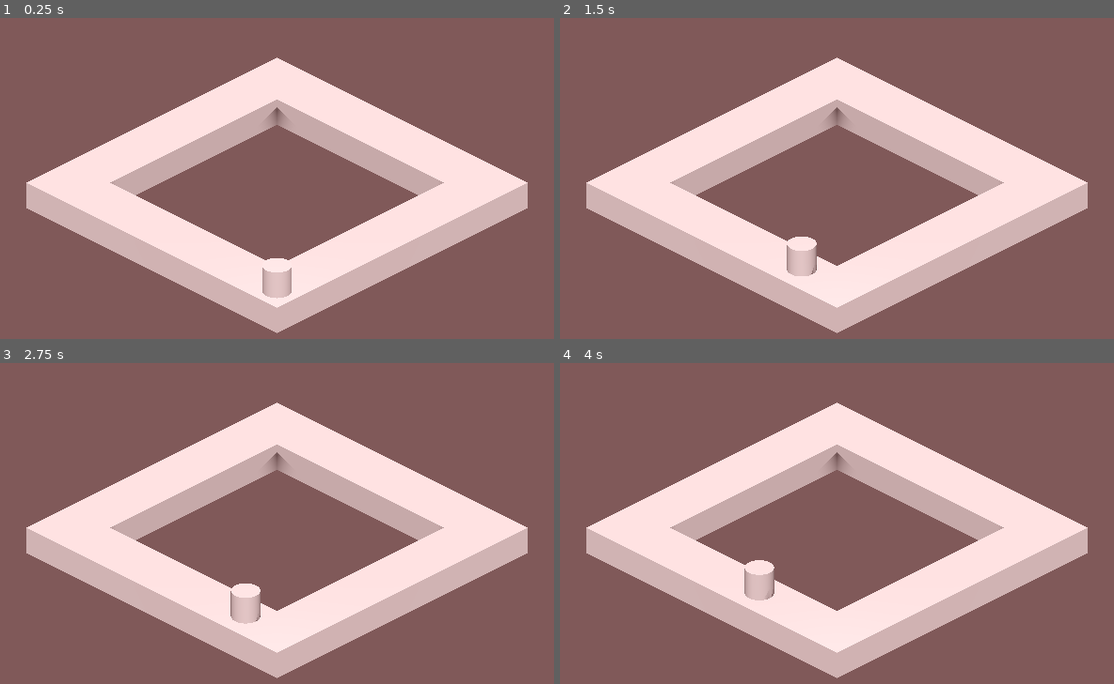
Above: before the commit, frames 1-4 (two rows, left to right).
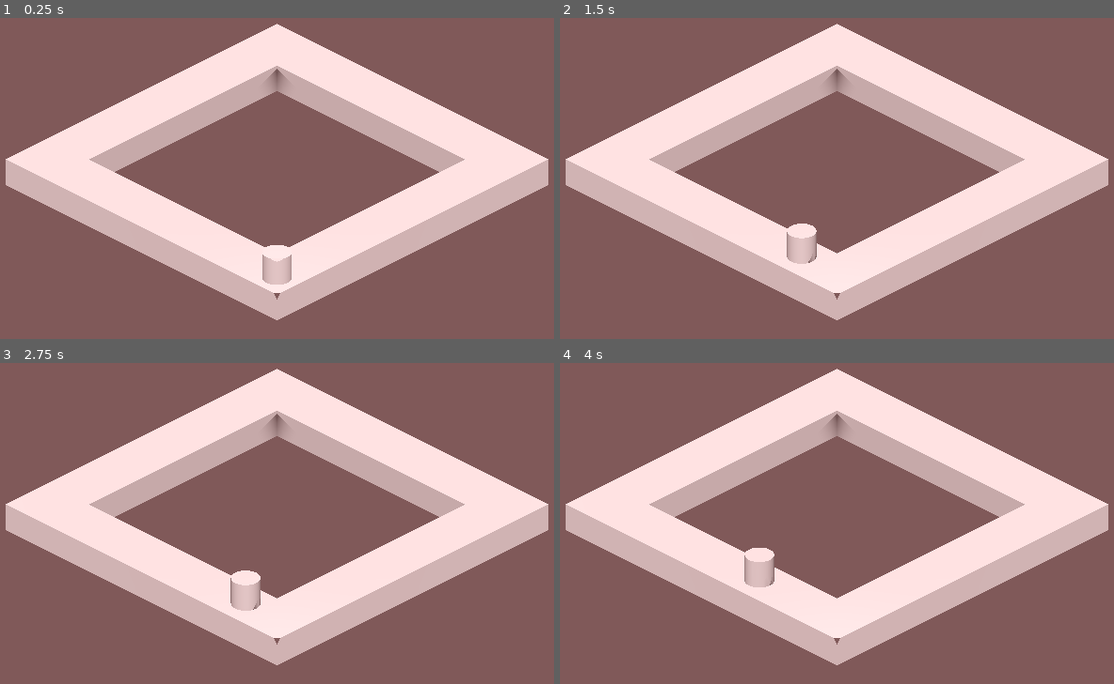
Above: after the commit, the same moments.

Repository: Cicadeuhum/monopoly-kocak
Game: Godot game, scene res://scenes/level_abby.tscn
Same seed, same stepped clock (60 frames per second), same inputs: the game is played once before the commit and once after it.
Inputs:
- Up to frame 1 (0.25 s): no input
- Up to frame 2 (1.5 s): tap Enter (ui_accept) at 0.5, 0.77, 1.25 s
- Up to frame 3 (2.75 s): tap Enter (ui_accept) at 1.52, 2 s
- Up to frame 4 (4 s): tap Enter (ui_accept) at 2.75, 3.02, 3.77 s

The runs differ from the first frame. In frame 1, 31% of the frame differs, in the area x 1-99%, y 1-99%; in frame 2, 31%; in frame 3, 31%; in frame 4, 31%.

Commit message:
Issue 2
Add game master

Diff:
--- a/project.godot
+++ b/project.godot
@@ -18,3 +18,4 @@
 [global_group]
 
 Tile=""
+Master=""
--- a/scenes/game_master.gd
+++ /dev/null
@@ -1,11 +0,0 @@
-extends Node
-
-
-# Called when the node enters the scene tree for the first time.
-func _ready() -> void:
-	pass # Replace with function body.
-
-
-# Called every frame. 'delta' is the elapsed time since the previous frame.
-func _process(delta: float) -> void:
-	pass
--- a/scenes/game_master.tscn
+++ b/scenes/game_master.tscn
@@ -1,3 +1,6 @@
-[gd_scene format=3 uid="uid://2byyg0103ygo"]
+[gd_scene load_steps=2 format=3 uid="uid://2byyg0103ygo"]
 
-[node name="Game Master" type="Node"]
+[ext_resource type="Script" path="res://scripts/game_master.gd" id="1_holss"]
+
+[node name="Game Master" type="Node" groups=["Master"]]
+script = ExtResource("1_holss")
--- a/scenes/level_abby.tscn
+++ b/scenes/level_abby.tscn
@@ -1,8 +1,8 @@
 [gd_scene load_steps=8 format=3 uid="uid://db841cnaifibp"]
 
+[ext_resource type="PackedScene" uid="uid://2byyg0103ygo" path="res://scenes/game_master.tscn" id="1_4uivu"]
 [ext_resource type="PackedScene" uid="uid://c5rt7dn6j5xqh" path="res://scenes/tile_sudut.tscn" id="1_r201c"]
 [ext_resource type="PackedScene" uid="uid://b3psvwndgyeyv" path="res://scenes/tile_tengah.tscn" id="2_w1j5s"]
-[ext_resource type="Resource" uid="uid://c5lv6hbv2kw4s" path="res://resources/Tile_0.tres" id="3_3hvf8"]
 [ext_resource type="PackedScene" uid="uid://duw2lwvusms7x" path="res://scenes/pawn.tscn" id="3_ct2ot"]
 
 [sub_resource type="ProceduralSkyMaterial" id="ProceduralSkyMaterial_br7uu"]
@@ -35,149 +35,165 @@
 size = 14.3
 near = 0.001
 
-[node name="tile_sudut" parent="." instance=ExtResource("1_r201c")]
-transform = Transform3D(1, 0, 0, 0, 1, 0, 0, 0, 1, 0, -0.5, 0)
+[node name="Game Master" parent="." instance=ExtResource("1_4uivu")]
 
-[node name="tile_tengah" parent="tile_sudut" instance=ExtResource("2_w1j5s")]
+[node name="Pawn" parent="." instance=ExtResource("3_ct2ot")]
+transform = Transform3D(1, 0, 0, 0, 1, 0, 0, 0, 1, 5, 0, 5)
+
+[node name="Tile Sudut" parent="." instance=ExtResource("1_r201c")]
+
+[node name="Tile Tengah" parent="Tile Sudut" instance=ExtResource("2_w1j5s")]
 transform = Transform3D(1, 0, 0, 0, 1, 0, 0, 0, 1, 1.5, 0, 0)
 index = 1
-asset = ExtResource("3_3hvf8")
 
-[node name="tile_tengah2" parent="tile_sudut" instance=ExtResource("2_w1j5s")]
+[node name="Tile Tengah2" parent="Tile Sudut" instance=ExtResource("2_w1j5s")]
 transform = Transform3D(1, 0, 0, 0, 1, 0, 0, 0, 1, 2.5, 0, 0)
 index = 2
 
-[node name="tile_tengah3" parent="tile_sudut" instance=ExtResource("2_w1j5s")]
+[node name="Tile Tengah3" parent="Tile Sudut" instance=ExtResource("2_w1j5s")]
 transform = Transform3D(1, 0, 0, 0, 1, 0, 0, 0, 1, 3.5, 0, 0)
 index = 3
 
-[node name="tile_tengah4" parent="tile_sudut" instance=ExtResource("2_w1j5s")]
+[node name="Tile Tengah4" parent="Tile Sudut" instance=ExtResource("2_w1j5s")]
 transform = Transform3D(1, 0, 0, 0, 1, 0, 0, 0, 1, 4.5, 0, 0)
 index = 4
 
-[node name="tile_tengah5" parent="tile_sudut" instance=ExtResource("2_w1j5s")]
+[node name="Tile Tengah5" parent="Tile Sudut" instance=ExtResource("2_w1j5s")]
 transform = Transform3D(1, 0, 0, 0, 1, 0, 0, 0, 1, 5.5, 0, 0)
 index = 5
 
-[node name="tile_tengah6" parent="tile_sudut" instance=ExtResource("2_w1j5s")]
+[node name="Tile Tengah6" parent="Tile Sudut" instance=ExtResource("2_w1j5s")]
 transform = Transform3D(1, 0, 0, 0, 1, 0, 0, 0, 1, 6.5, 0, 0)
 index = 6
 
-[node name="tile_tengah7" parent="tile_sudut" instance=ExtResource("2_w1j5s")]
+[node name="Tile Tengah7" parent="Tile Sudut" instance=ExtResource("2_w1j5s")]
 transform = Transform3D(1, 0, 0, 0, 1, 0, 0, 0, 1, 7.5, 0, 0)
 index = 7
 
-[node name="tile_tengah8" parent="tile_sudut" instance=ExtResource("2_w1j5s")]
+[node name="Tile Tengah8" parent="Tile Sudut" instance=ExtResource("2_w1j5s")]
 transform = Transform3D(1, 0, 0, 0, 1, 0, 0, 0, 1, 8.5, 0, 0)
 index = 8
 
-[node name="tile_sudut2" parent="." instance=ExtResource("1_r201c")]
-transform = Transform3D(-4.37114e-08, 0, -1, 0, 1, 0, 1, 0, -4.37114e-08, 10, -0.5, 0)
+[node name="Tile Tengah9" parent="Tile Sudut" instance=ExtResource("2_w1j5s")]
+transform = Transform3D(1, 0, 0, 0, 1, 0, 0, 0, 1, 9.5, 0, 0)
 index = 9
 
-[node name="tile_tengah" parent="tile_sudut2" instance=ExtResource("2_w1j5s")]
-transform = Transform3D(1, 0, 0, 0, 1, 0, 0, 0, 1, 1.5, 0, 0)
+[node name="Tile Sudut2" parent="." instance=ExtResource("1_r201c")]
+transform = Transform3D(-4.37114e-08, 0, -1, 0, 1, 0, 1, 0, -4.37114e-08, 11, 0, 0)
 index = 10
 
-[node name="tile_tengah2" parent="tile_sudut2" instance=ExtResource("2_w1j5s")]
-transform = Transform3D(1, 0, 0, 0, 1, 0, 0, 0, 1, 2.5, 0, 0)
+[node name="Tile Tengah" parent="Tile Sudut2" instance=ExtResource("2_w1j5s")]
+transform = Transform3D(1, 0, 0, 0, 1, 0, 0, 0, 1, 1.5, 0, 0)
 index = 11
 
-[node name="tile_tengah3" parent="tile_sudut2" instance=ExtResource("2_w1j5s")]
-transform = Transform3D(1, 0, 0, 0, 1, 0, 0, 0, 1, 3.5, 0, 0)
+[node name="Tile Tengah2" parent="Tile Sudut2" instance=ExtResource("2_w1j5s")]
+transform = Transform3D(1, 0, 0, 0, 1, 0, 0, 0, 1, 2.5, 0, 0)
 index = 12
 
-[node name="tile_tengah4" parent="tile_sudut2" instance=ExtResource("2_w1j5s")]
-transform = Transform3D(1, 0, 0, 0, 1, 0, 0, 0, 1, 4.5, 0, 0)
+[node name="Tile Tengah3" parent="Tile Sudut2" instance=ExtResource("2_w1j5s")]
+transform = Transform3D(1, 0, 0, 0, 1, 0, 0, 0, 1, 3.5, 0, 0)
 index = 13
 
-[node name="tile_tengah5" parent="tile_sudut2" instance=ExtResource("2_w1j5s")]
-transform = Transform3D(1, 0, 0, 0, 1, 0, 0, 0, 1, 5.5, 0, 0)
+[node name="Tile Tengah4" parent="Tile Sudut2" instance=ExtResource("2_w1j5s")]
+transform = Transform3D(1, 0, 0, 0, 1, 0, 0, 0, 1, 4.5, 0, 0)
 index = 14
 
-[node name="tile_tengah6" parent="tile_sudut2" instance=ExtResource("2_w1j5s")]
-transform = Transform3D(1, 0, 0, 0, 1, 0, 0, 0, 1, 6.5, 0, 0)
+[node name="Tile Tengah5" parent="Tile Sudut2" instance=ExtResource("2_w1j5s")]
+transform = Transform3D(1, 0, 0, 0, 1, 0, 0, 0, 1, 5.5, 0, 0)
 index = 15
 
-[node name="tile_tengah7" parent="tile_sudut2" instance=ExtResource("2_w1j5s")]
-transform = Transform3D(1, 0, 0, 0, 1, 0, 0, 0, 1, 7.5, 0, 0)
+[node name="Tile Tengah6" parent="Tile Sudut2" instance=ExtResource("2_w1j5s")]
+transform = Transform3D(1, 0, 0, 0, 1, 0, 0, 0, 1, 6.5, 0, 0)
 index = 16
 
-[node name="tile_tengah8" parent="tile_sudut2" instance=ExtResource("2_w1j5s")]
-transform = Transform3D(1, 0, 0, 0, 1, 0, 0, 0, 1, 8.5, 0, 0)
+[node name="Tile Tengah7" parent="Tile Sudut2" instance=ExtResource("2_w1j5s")]
+transform = Transform3D(1, 0, 0, 0, 1, 0, 0, 0, 1, 7.5, 0, 0)
 index = 17
 
-[node name="tile_sudut3" parent="." instance=ExtResource("1_r201c")]
-transform = Transform3D(-1, 0, 8.74228e-08, 0, 1, 0, -8.74228e-08, 0, -1, 10, -0.5, 10)
+[node name="Tile Tengah8" parent="Tile Sudut2" instance=ExtResource("2_w1j5s")]
+transform = Transform3D(1, 0, 0, 0, 1, 0, 0, 0, 1, 8.5, 0, 0)
 index = 18
 
-[node name="tile_tengah" parent="tile_sudut3" instance=ExtResource("2_w1j5s")]
-transform = Transform3D(1, 0, 0, 0, 1, 0, 0, 0, 1, 1.5, 0, 0)
+[node name="Tile Tengah9" parent="Tile Sudut2" instance=ExtResource("2_w1j5s")]
+transform = Transform3D(1, 0, 0, 0, 1, 0, 0, 0, 1, 9.5, 0, 0)
 index = 19
 
-[node name="tile_tengah2" parent="tile_sudut3" instance=ExtResource("2_w1j5s")]
-transform = Transform3D(1, 0, 0, 0, 1, 0, 0, 0, 1, 2.5, 0, 0)
+[node name="Tile Sudut3" parent="." instance=ExtResource("1_r201c")]
+transform = Transform3D(-1, 0, 8.74228e-08, 0, 1, 0, -8.74228e-08, 0, -1, 11, 0, 11)
 index = 20
 
-[node name="tile_tengah3" parent="tile_sudut3" instance=ExtResource("2_w1j5s")]
-transform = Transform3D(1, 0, 0, 0, 1, 0, 0, 0, 1, 3.5, 0, 0)
+[node name="Tile Tengah" parent="Tile Sudut3" instance=ExtResource("2_w1j5s")]
+transform = Transform3D(1, 0, 0, 0, 1, 0, 0, 0, 1, 1.5, 0, 0)
 index = 21
 
-[node name="tile_tengah4" parent="tile_sudut3" instance=ExtResource("2_w1j5s")]
-transform = Transform3D(1, 0, 0, 0, 1, 0, 0, 0, 1, 4.5, 0, 0)
+[node name="Tile Tengah2" parent="Tile Sudut3" instance=ExtResource("2_w1j5s")]
+transform = Transform3D(1, 0, 0, 0, 1, 0, 0, 0, 1, 2.5, 0, 0)
 index = 22
 
-[node name="tile_tengah5" parent="tile_sudut3" instance=ExtResource("2_w1j5s")]
-transform = Transform3D(1, 0, 0, 0, 1, 0, 0, 0, 1, 5.5, 0, 0)
+[node name="Tile Tengah3" parent="Tile Sudut3" instance=ExtResource("2_w1j5s")]
+transform = Transform3D(1, 0, 0, 0, 1, 0, 0, 0, 1, 3.5, 0, 0)
 index = 23
 
-[node name="tile_tengah6" parent="tile_sudut3" instance=ExtResource("2_w1j5s")]
-transform = Transform3D(1, 0, 0, 0, 1, 0, 0, 0, 1, 6.5, 0, 0)
+[node name="Tile Tengah4" parent="Tile Sudut3" instance=ExtResource("2_w1j5s")]
+transform = Transform3D(1, 0, 0, 0, 1, 0, 0, 0, 1, 4.5, 0, 0)
 index = 24
 
-[node name="tile_tengah7" parent="tile_sudut3" instance=ExtResource("2_w1j5s")]
-transform = Transform3D(1, 0, 0, 0, 1, 0, 0, 0, 1, 7.5, 0, 0)
+[node name="Tile Tengah5" parent="Tile Sudut3" instance=ExtResource("2_w1j5s")]
+transform = Transform3D(1, 0, 0, 0, 1, 0, 0, 0, 1, 5.5, 0, 0)
 index = 25
 
-[node name="tile_tengah8" parent="tile_sudut3" instance=ExtResource("2_w1j5s")]
-transform = Transform3D(1, 0, 0, 0, 1, 0, 0, 0, 1, 8.5, 0, 0)
+[node name="Tile Tengah6" parent="Tile Sudut3" instance=ExtResource("2_w1j5s")]
+transform = Transform3D(1, 0, 0, 0, 1, 0, 0, 0, 1, 6.5, 0, 0)
 index = 26
 
-[node name="tile_sudut4" parent="." instance=ExtResource("1_r201c")]
-transform = Transform3D(1.31134e-07, 0, 1, 0, 1, 0, -1, 0, 1.31134e-07, 0, -0.5, 10)
+[node name="Tile Tengah7" parent="Tile Sudut3" instance=ExtResource("2_w1j5s")]
+transform = Transform3D(1, 0, 0, 0, 1, 0, 0, 0, 1, 7.5, 0, 0)
 index = 27
 
-[node name="tile_tengah" parent="tile_sudut4" instance=ExtResource("2_w1j5s")]
-transform = Transform3D(1, 0, 0, 0, 1, 0, 0, 0, 1, 1.5, 0, 0)
+[node name="Tile Tengah8" parent="Tile Sudut3" instance=ExtResource("2_w1j5s")]
+transform = Transform3D(1, 0, 0, 0, 1, 0, 0, 0, 1, 8.5, 0, 0)
 index = 28
 
-[node name="tile_tengah2" parent="tile_sudut4" instance=ExtResource("2_w1j5s")]
-transform = Transform3D(1, 0, 0, 0, 1, 0, 0, 0, 1, 2.5, 0, 0)
+[node name="Tile Tengah9" parent="Tile Sudut3" instance=ExtResource("2_w1j5s")]
+transform = Transform3D(1, 0, 0, 0, 1, 0, 0, 0, 1, 9.5, 0, 0)
 index = 29
 
-[node name="tile_tengah3" parent="tile_sudut4" instance=ExtResource("2_w1j5s")]
-transform = Transform3D(1, 0, 0, 0, 1, 0, 0, 0, 1, 3.5, 0, 0)
+[node name="Tile Sudut4" parent="." instance=ExtResource("1_r201c")]
+transform = Transform3D(1.31134e-07, 0, 1, 0, 1, 0, -1, 0, 1.31134e-07, -9.53674e-07, 0, 11)
 index = 30
 
-[node name="tile_tengah4" parent="tile_sudut4" instance=ExtResource("2_w1j5s")]
-transform = Transform3D(1, 0, 0, 0, 1, 0, 0, 0, 1, 4.5, 0, 0)
+[node name="Tile Tengah" parent="Tile Sudut4" instance=ExtResource("2_w1j5s")]
+transform = Transform3D(1, 0, 0, 0, 1, 0, 0, 0, 1, 1.5, 0, 0)
 index = 31
 
-[node name="tile_tengah5" parent="tile_sudut4" instance=ExtResource("2_w1j5s")]
-transform = Transform3D(1, 0, 0, 0, 1, 0, 0, 0, 1, 5.5, 0, 0)
+[node name="Tile Tengah2" parent="Tile Sudut4" instance=ExtResource("2_w1j5s")]
+transform = Transform3D(1, 0, 0, 0, 1, 0, 0, 0, 1, 2.5, 0, 0)
 index = 32
 
-[node name="tile_tengah6" parent="tile_sudut4" instance=ExtResource("2_w1j5s")]
-transform = Transform3D(1, 0, 0, 0, 1, 0, 0, 0, 1, 6.5, 0, 0)
+[node name="Tile Tengah3" parent="Tile Sudut4" instance=ExtResource("2_w1j5s")]
+transform = Transform3D(1, 0, 0, 0, 1, 0, 0, 0, 1, 3.5, 0, 0)
 index = 33
 
-[node name="tile_tengah7" parent="tile_sudut4" instance=ExtResource("2_w1j5s")]
-transform = Transform3D(1, 0, 0, 0, 1, 0, 0, 0, 1, 7.5, 0, 0)
+[node name="Tile Tengah4" parent="Tile Sudut4" instance=ExtResource("2_w1j5s")]
+transform = Transform3D(1, 0, 0, 0, 1, 0, 0, 0, 1, 4.5, 0, 0)
 index = 34
 
-[node name="tile_tengah8" parent="tile_sudut4" instance=ExtResource("2_w1j5s")]
-transform = Transform3D(1, 0, 0, 0, 1, 0, 0, 0, 1, 8.5, 0, 0)
+[node name="Tile Tengah5" parent="Tile Sudut4" instance=ExtResource("2_w1j5s")]
+transform = Transform3D(1, 0, 0, 0, 1, 0, 0, 0, 1, 5.5, 0, 0)
 index = 35
 
-[node name="Pawn" parent="." instance=ExtResource("3_ct2ot")]
-transform = Transform3D(1, 0, 0, 0, 1, 0, 0, 0, 1, 5, 0, 5)
+[node name="Tile Tengah6" parent="Tile Sudut4" instance=ExtResource("2_w1j5s")]
+transform = Transform3D(1, 0, 0, 0, 1, 0, 0, 0, 1, 6.5, 0, 0)
+index = 36
+
+[node name="Tile Tengah7" parent="Tile Sudut4" instance=ExtResource("2_w1j5s")]
+transform = Transform3D(1, 0, 0, 0, 1, 0, 0, 0, 1, 7.5, 0, 0)
+index = 37
+
+[node name="Tile Tengah8" parent="Tile Sudut4" instance=ExtResource("2_w1j5s")]
+transform = Transform3D(1, 0, 0, 0, 1, 0, 0, 0, 1, 8.5, 0, 0)
+index = 38
+
+[node name="Tile Tengah9" parent="Tile Sudut4" instance=ExtResource("2_w1j5s")]
+transform = Transform3D(1, 0, 0, 0, 1, 0, 0, 0, 1, 9.5, 0, 0)
+index = 39
--- a/scenes/tile_sudut.tscn
+++ b/scenes/tile_sudut.tscn
@@ -1,6 +1,6 @@
 [gd_scene load_steps=4 format=3 uid="uid://c5rt7dn6j5xqh"]
 
-[ext_resource type="Script" path="res://scripts/tile_sudut.gd" id="1_rvjhf"]
+[ext_resource type="Script" path="res://scripts/tile.gd" id="1_amidr"]
 
 [sub_resource type="BoxShape3D" id="BoxShape3D_fk7il"]
 size = Vector3(2, 1, 2)
@@ -8,11 +8,13 @@
 [sub_resource type="BoxMesh" id="BoxMesh_r2e1l"]
 size = Vector3(2, 1, 2)
 
-[node name="tile_sudut" type="StaticBody3D" groups=["Tile"]]
-script = ExtResource("1_rvjhf")
+[node name="Tile Sudut" type="Node3D" groups=["Tile"]]
+script = ExtResource("1_amidr")
 
-[node name="CollisionShape3D" type="CollisionShape3D" parent="."]
+[node name="Collider" type="StaticBody3D" parent="."]
+
+[node name="CollisionShape3D" type="CollisionShape3D" parent="Collider"]
 shape = SubResource("BoxShape3D_fk7il")
 
-[node name="MeshInstance3D" type="MeshInstance3D" parent="CollisionShape3D"]
+[node name="MeshInstance3D" type="MeshInstance3D" parent="Collider/CollisionShape3D"]
 mesh = SubResource("BoxMesh_r2e1l")
--- a/scenes/tile_tengah.tscn
+++ b/scenes/tile_tengah.tscn
@@ -1,6 +1,6 @@
 [gd_scene load_steps=4 format=3 uid="uid://b3psvwndgyeyv"]
 
-[ext_resource type="Script" path="res://scripts/tile_tengah.gd" id="1_ct8lj"]
+[ext_resource type="Script" path="res://scripts/tile.gd" id="1_b06jm"]
 
 [sub_resource type="BoxShape3D" id="BoxShape3D_fk7il"]
 size = Vector3(1, 1, 2)
@@ -8,11 +8,13 @@
 [sub_resource type="BoxMesh" id="BoxMesh_r2e1l"]
 size = Vector3(1, 1, 2)
 
-[node name="tile_tengah" type="StaticBody3D" groups=["Tile"]]
-script = ExtResource("1_ct8lj")
+[node name="Tile Tengah" type="Node3D" groups=["Tile"]]
+script = ExtResource("1_b06jm")
 
-[node name="CollisionShape3D" type="CollisionShape3D" parent="."]
+[node name="Collider" type="StaticBody3D" parent="."]
+
+[node name="CollisionShape3D" type="CollisionShape3D" parent="Collider"]
 shape = SubResource("BoxShape3D_fk7il")
 
-[node name="MeshInstance3D" type="MeshInstance3D" parent="CollisionShape3D"]
+[node name="MeshInstance3D" type="MeshInstance3D" parent="Collider/CollisionShape3D"]
 mesh = SubResource("BoxMesh_r2e1l")
--- /dev/null
+++ b/scripts/game_master.gd
@@ -0,0 +1,12 @@
+extends Node
+
+var tiles : Array[Tile]
+
+func _ready() -> void:
+	init_tiles_dict()
+
+func init_tiles_dict() -> void:
+	var a = get_tree().get_nodes_in_group("Tile")
+	for tile in a:
+		if tile is Tile:
+			tiles.append(tile)
--- a/scripts/pawn.gd
+++ b/scripts/pawn.gd
@@ -6,6 +6,7 @@
 
 var tile_index := 0
 var can_move := true
+var jailed_turn := 0
 
 const move_time := 1
 
--- a/scripts/tile_sudut.gd
+++ /dev/null
@@ -1 +0,0 @@
-extends Tile
--- a/scripts/tile_tengah.gd
+++ /dev/null
@@ -1 +0,0 @@
-extends Tile
